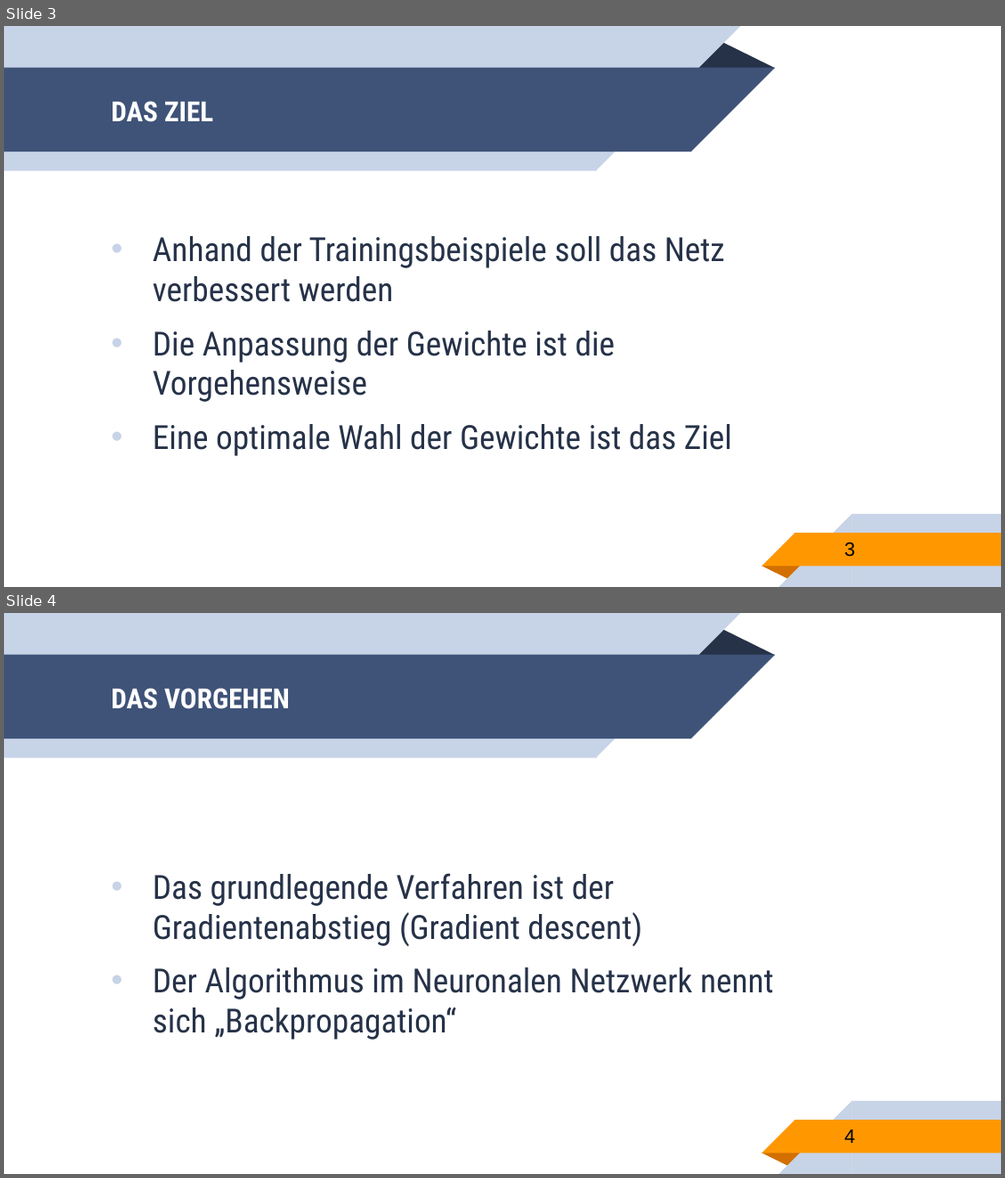
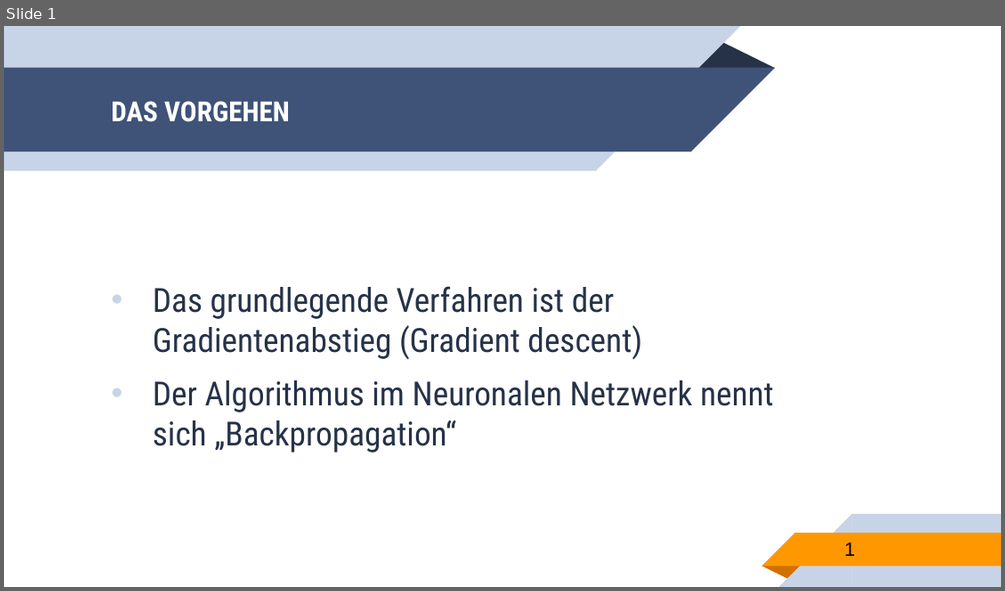
Before and after one commit to franneck94/UdemyTF, a slide deck: lectures/Chapter4/neuralNetworkLearning1.pptx. Shown one above the other, each under a label of ours: slides 3 and 4 before the commit, slide 1 after it. The pictures are 1005x1178 and 1005x591 pixels, drawn with LibreOffice and Linux fonts; fonts in the diff are those of the drawing. Boxes give left, top, right and bottom in pixels: in the first picture for what was removed or moved away, otherwise in the second. Text is boxed around its words. In the diff, an @@ line names an element or a change of style, - is before the commit and + after.

```diff
--- a/lectures/Chapter4/neuralNetworkLearning1.pptx
+++ b/lectures/Chapter4/neuralNetworkLearning1.pptx
@@ slide 3 removed at (4,26,1001,587), background #FFFFFF; not listed: 10 template elements that a slide beside it also shows @@
@@ title removed at (111,101,213,122) @@
-DAS ZIEL
@@ text removed at (153,236,732,456) @@
-• Anhand der Trainingsbeispiele soll das Netz verbessert werden
-• Die Anpassung der Gewichte ist die Vorgehensweise
-• Eine optimale Wahl der Gewichte ist das Ziel
@@ page number removed at (844,541,855,556) @@
-3
@@ what was slide 4 is now slide 1 @@
@@ page number at (844,542,855,556): text changed @@
-4
+1
```
Also in this commit, not shown: 2 other slides removed, 4 other files.
